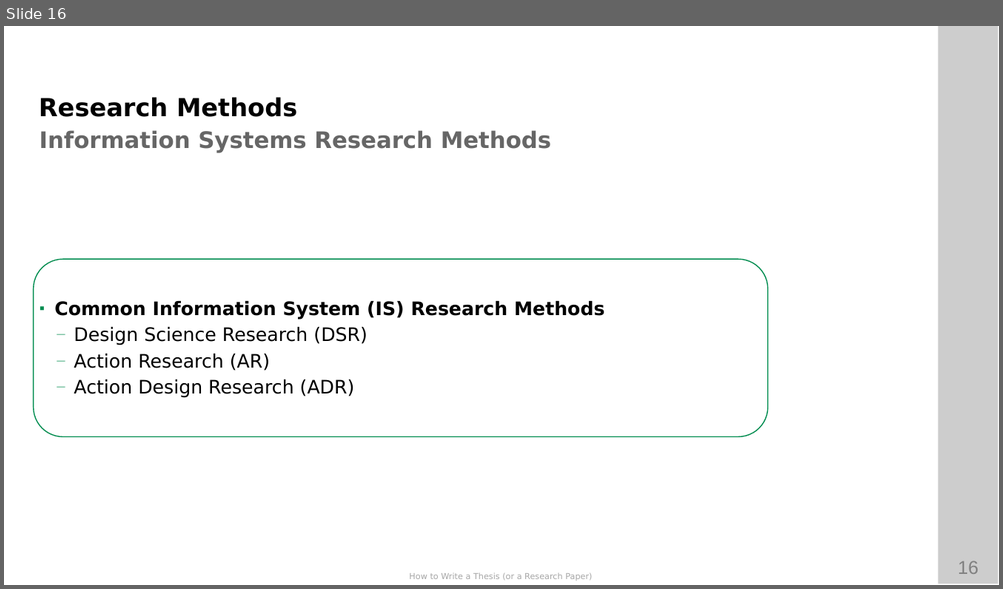
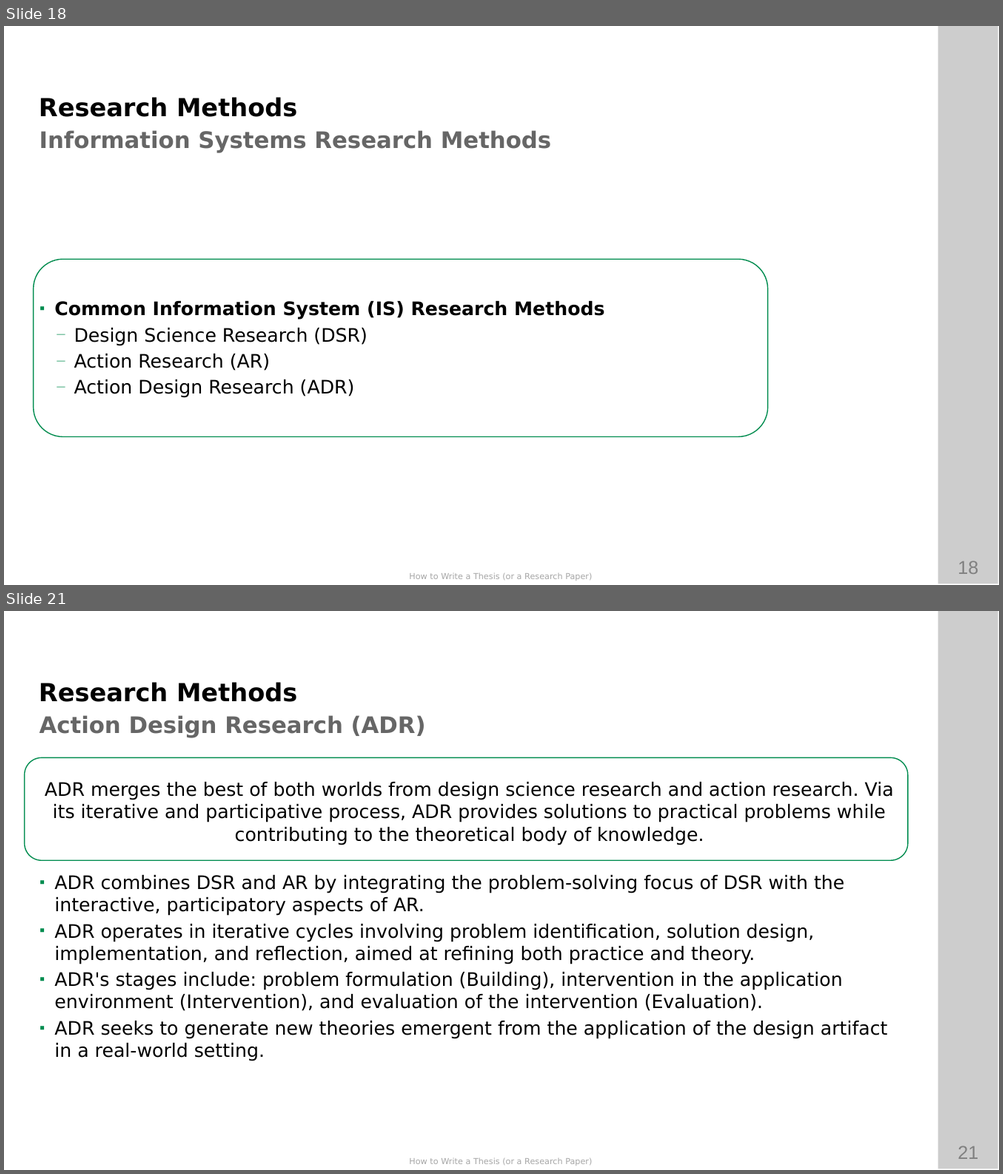
Before and after one commit to ETCE-LAB/How-To-Write-A-Paper-Thesis, a slide deck: How-to-Write-A-Paper-Thesis.pptx. Shown one above the other, each under a label of ours: slide 16 before the commit, slides 18 and 21 after it; the slides between them are not shown. The pictures are 1003x589 and 1003x1174 pixels, drawn with LibreOffice and Linux fonts; fonts in the diff are those of the drawing; background and template pictures are left out. Boxes give left, top, right and bottom in pixels: in the first picture for what was removed or moved away, otherwise in the second. Text is boxed around its words. In the diff, an @@ line names an element or a change of style, - is before the commit and + after.

Commit message:
* updated research methods

```diff
--- a/How-to-Write-A-Paper-Thesis.pptx
+++ b/How-to-Write-A-Paper-Thesis.pptx
@@ slide 21 added at (4, 611, 999, 1170), background #FFFFFF; not listed: 4 template elements that a slide beside it also shows @@
@@ text added at (39, 682, 297, 702), 24 pt, text #000000, bold @@
+Research Methods
@@ text added at (40, 715, 426, 738), 22 pt, text #666666, bold @@
+Action Design Research (ADR)
@@ rounded rectangle added at (24, 758, 908, 861), outline #008C4F 1 pt @@
@@ text added at (45, 782, 893, 1062), 18 pt, text #000000 @@
+ADR merges the best of both worlds from design science research and action research. Via its iterative and participative process, ADR provides solutions to practical problems while contributing to the theoretical body of knowledge.
+▪ ADR combines DSR and AR by integrating the problem-solving focus of DSR with the interactive, participatory aspects of AR.
+▪ ADR operates in iterative cycles involving problem identification, solution design, implementation, and reflection, aimed at refining both practice and theory.
+▪ ADR's stages include: problem formulation (Building), intervention in the application environment (Intervention), and evaluation of the intervention (Evaluation).
+▪ ADR seeks to generate new theories emergent from the application of the design artifact in a real-world setting.
@@ what was slide 16 is now slide 18 @@
@@ page number at (957, 561, 978, 574): text changed @@
-16
+18
```
Also in this commit, not shown: 5 other slides added, 4 slides removed, 1 other file.
